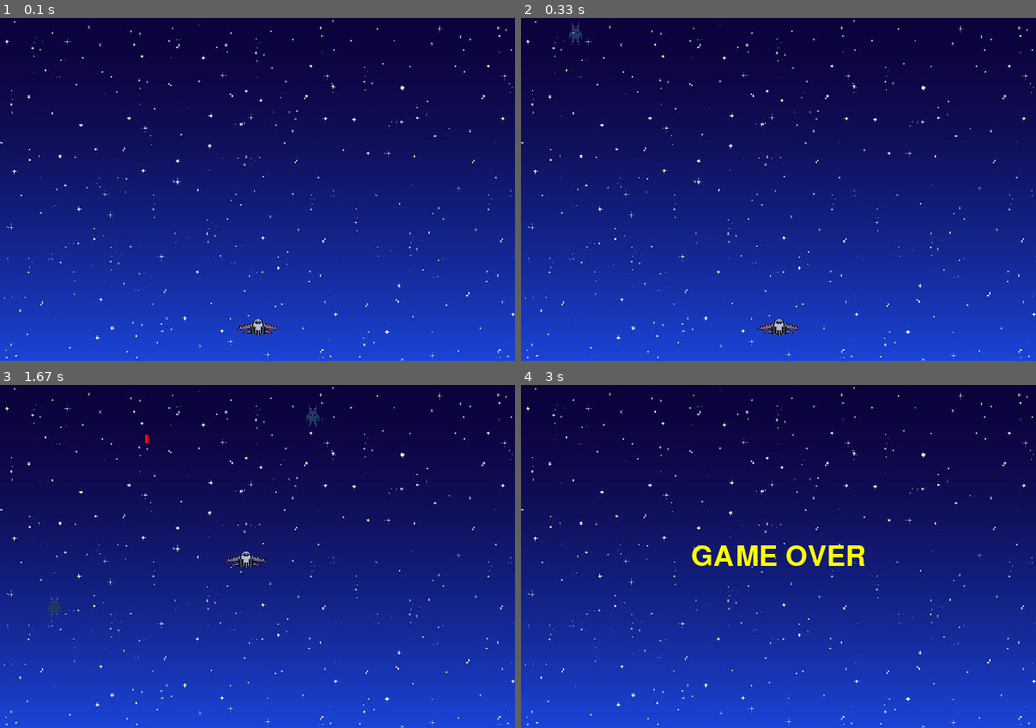
Above: before the commit, frames 1-4 (two rows, left to right).
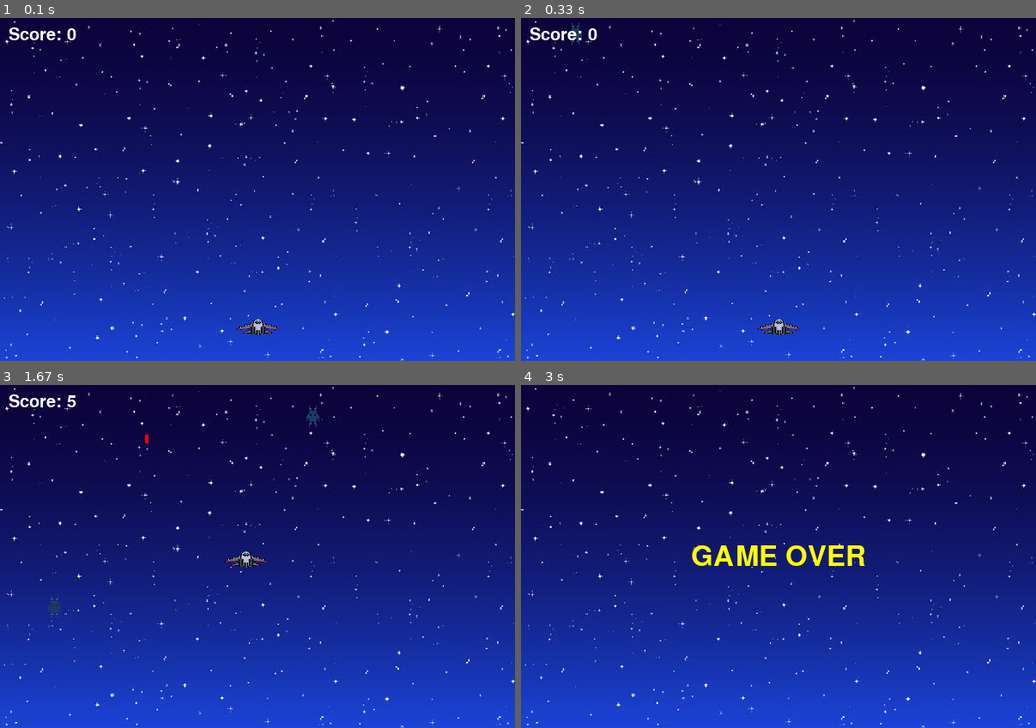
Above: after the commit, the same moments.

Repository: P0629/Space
Game: pygame game, started from PyGameSpace.py
The game is run twice, just before and just after one commit, with the same random seed, the same clock (stepped at 60 frames per second) and the same inputs.
Inputs (mouse positions are in pixels of both pictures, inside the frame that each line leads up to):
- Up to frame 1 (0.1 s): no input
- Up to frame 2 (0.33 s): no input
- Up to frame 3 (1.67 s): click (257, 556) at 0.38 s; hold Right 0.67-1.13 s; click (422, 546) at 0.75 s; hold Right 1.17-1.63 s; click (133, 559) at 1.25 s
- Up to frame 4 (3 s): hold Left 1.67-2.2 s; click (830, 631) at 1.75 s; hold Left 2.23-2.63 s; click (618, 505) at 2.32 s; hold Right from 2.67 s (still down); click (855, 436) at 2.75 s

The runs differ from the first frame. In frame 1, 0.2% of the frame differs, in the area x 1-15%, y 2-7%; in frame 2, 0.2%; in frame 3, 0.2%; in frame 4, nothing differs.

Commit message:
Add the score

Diff:
--- a/PyGameSpace.py
+++ b/PyGameSpace.py
@@ -59,12 +59,20 @@
     for shot in shots:
         pygame.draw.rect(screen, (255, 0, 0), shot)
 
+# Funktion zum Anzeigen des Scores
+def display_score(score):
+    font = pygame.font.SysFont(None, 30)
+    score_text = font.render("Score: " + str(score), True, (255,255,255))
+    screen.blit(score_text, (10, 10))
+
 # Hauptspiel
 def main():
     player = pygame.Rect(WIDTH // 2 - PLAYER_WIDTH // 2, HEIGHT - 50, PLAYER_WIDTH, PLAYER_HEIGHT)
     enemies = []
     shots = []  # Liste für die Schüsse des Spielers
     shoot_cooldown = 0
+    score = 0   # Score des Spielers
+    score_timer = 0 # Initialisierung des Score-Timers
 
     running = True
     game_over = False  # Spielstatus verfolgen
@@ -136,6 +144,15 @@
             if shoot_cooldown > 0:
                 shoot_cooldown -= 1
 
+             # Aktualisiere den Score-Timer und füge Bonuspunkte hinzu, wenn der Timer abläuft
+            score_timer += 1
+            if score_timer == 60:  # Füge alle 60 Frames (1 Sekunde) Bonuspunkte hinzu
+                score += 5
+                score_timer = 0
+
+            # Zeichne Score
+            display_score(score)
+
         if game_over:
             display_game_over()  # GAME OVER anzeigen
 
